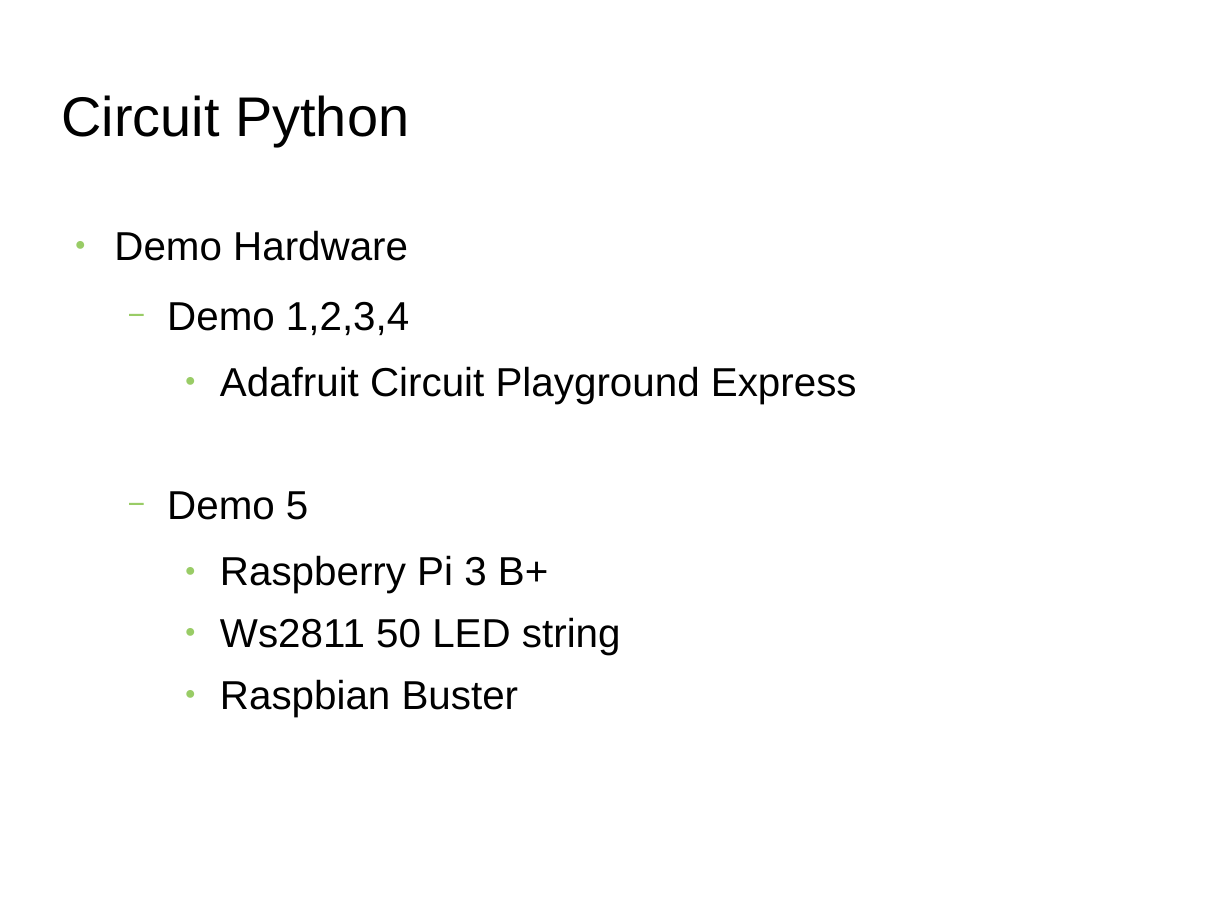
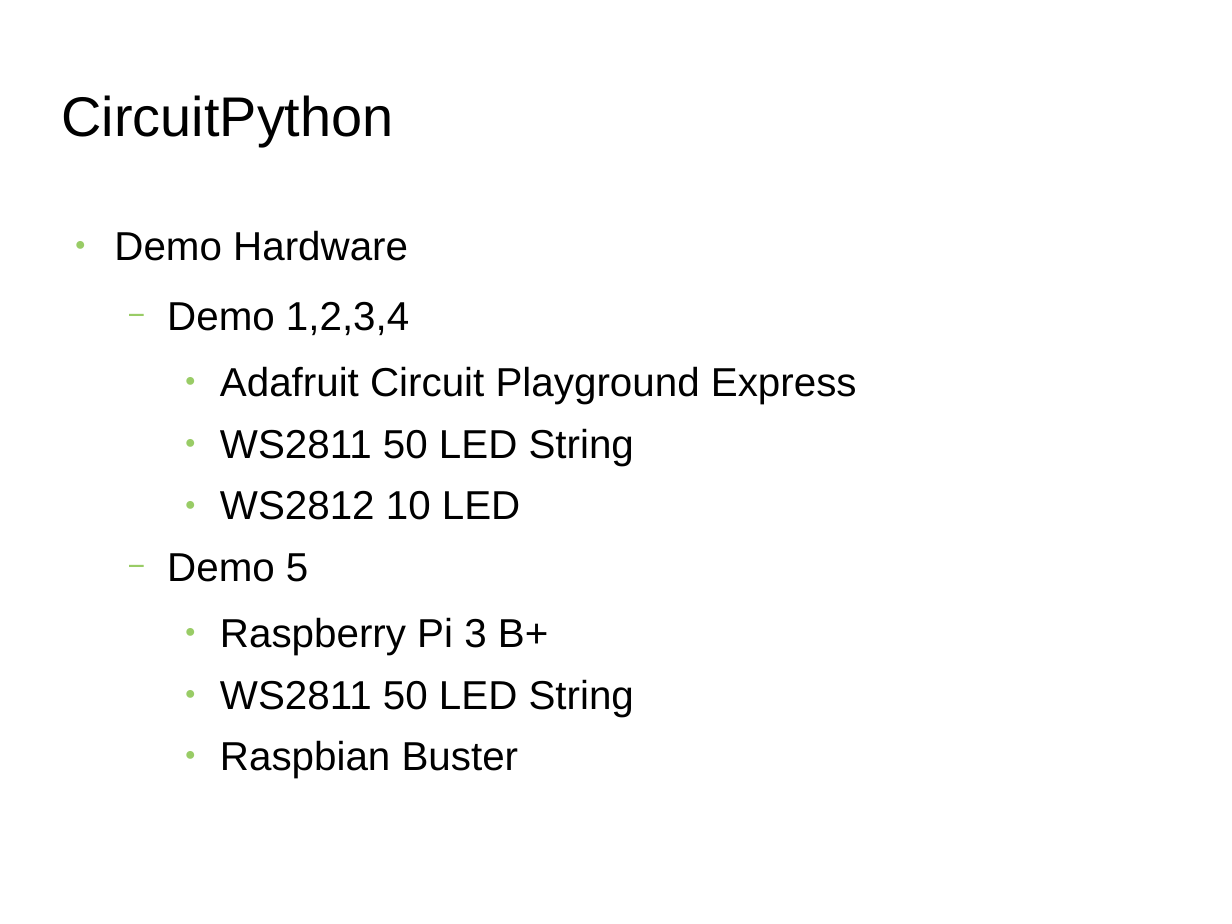
Before and after one commit to siehputz/uniforum2020, a slide deck: slide 31 of uniforum-three-quick-topics.odp. Drawn at 1232x924 pixels with LibreOffice and Linux fonts; fonts in the diff are those of the drawing; background and template pictures are left out. Boxes give left, top, right and bottom in pixels: in the first picture for what was removed or moved away, otherwise in the second. Text is boxed around its words. In the diff, an @@ line names an element or a change of style, - is before the commit and + after.

```diff
--- a/uniforum-three-quick-topics.odp
+++ b/uniforum-three-quick-topics.odp
@@ title at (62, 95, 394, 146): spaces changed @@
-Circuit Python
+CircuitPython
@@ text at (220, 428, 634, 520): paragraphs added @@
+    ● WS2811 50 LED String
+    ● WS2812 10 LED
@@ text at (220, 679, 634, 717): text changed @@
-    ● Ws2811 50 LED string
+    ● WS2811 50 LED String
```
Also in this commit, not shown: 5 other slides changed.
